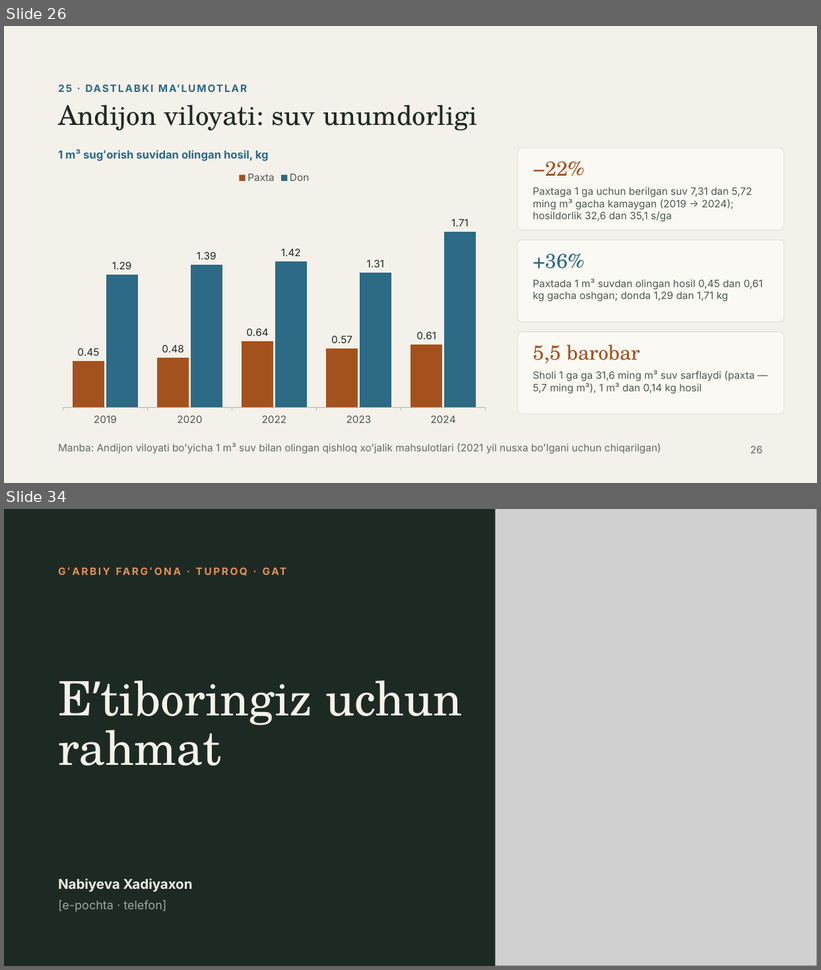
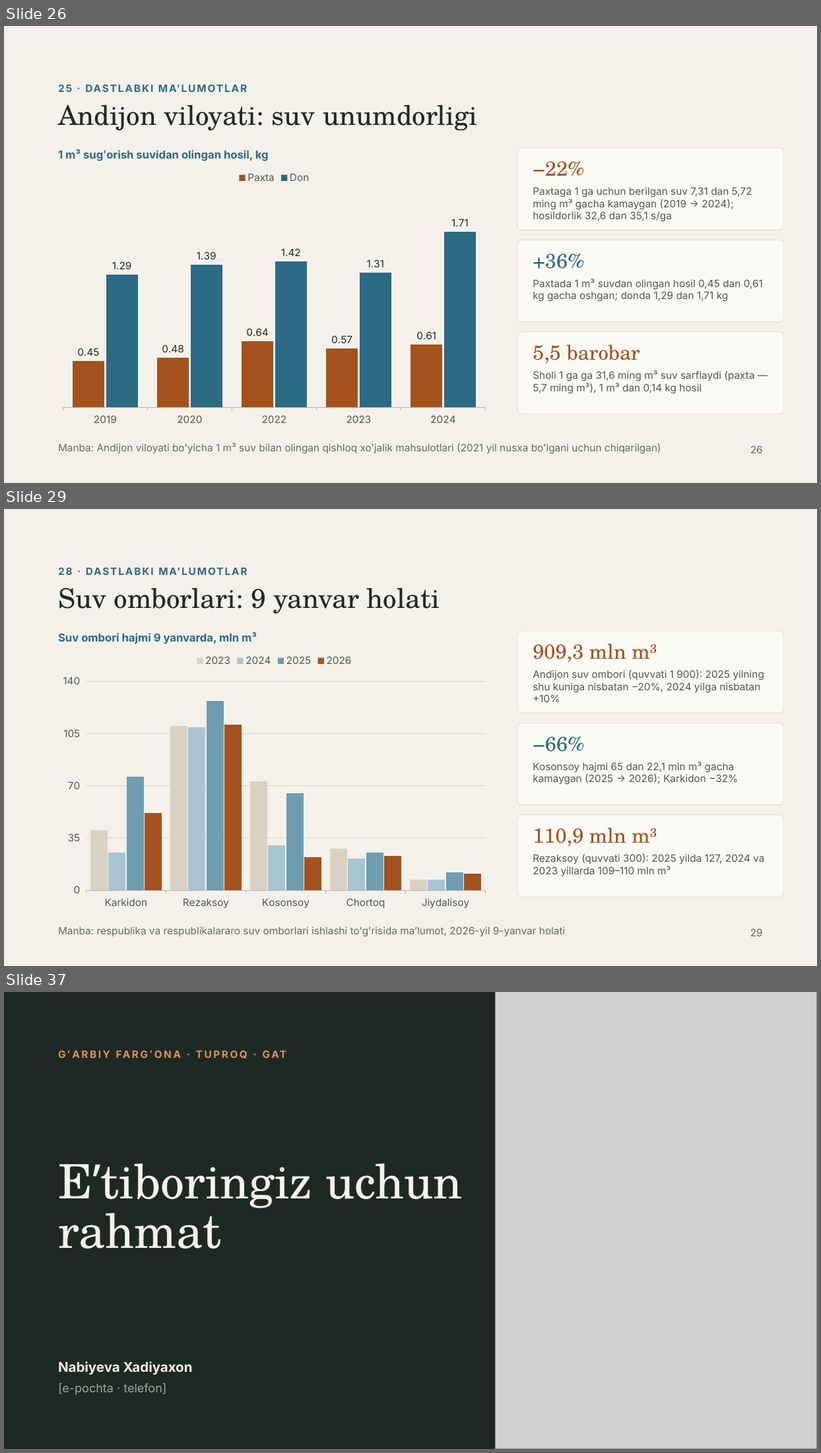
Before and after one commit to Rasuljon007/mirzohid-loyiha, a slide deck: Garbiy_Farg_ona_tuproqlari_GAT_asosida_bashoratlash.pptx. Shown one above the other, each under a label of ours: slides 26 and 34 before the commit, slides 26, 29 and 37 after it; the slides between them are not shown. The pictures are 821x970 and 821x1453 pixels, drawn with LibreOffice and Linux fonts; fonts in the diff are those of the drawing; grey boxes stand for pictures. Boxes give left, top, right and bottom in pixels: in the first picture for what was removed or moved away, otherwise in the second. Text is boxed around its words. In the diff, an @@ line names an element or a change of style, - is before the commit and + after.

```diff
--- a/Garbiy_Farg_ona_tuproqlari_GAT_asosida_bashoratlash.pptx
+++ b/Garbiy_Farg_ona_tuproqlari_GAT_asosida_bashoratlash.pptx
@@ slide 29 added at (4, 509, 817, 966), background #F4F1EA @@
@@ text added at (58, 563, 784, 579), 12 pt, text #2C6A85, bold @@
+28 · DASTLABKI MAʼLUMOTLAR
@@ title added at (58, 588, 440, 614), 32 pt, text #1D2A24 @@
+Suv omborlari: 9 yanvar holati
@@ text added at (58, 632, 257, 644), 13 pt, text #2C6A85, bold @@
+Suv ombori hajmi 9 yanvarda, mln m³
@@ rounded rectangle added at (517, 631, 784, 714), fill #FBF9F4, outline #D9D2C3 0.5 pt @@
@@ text added at (533, 644, 657, 663), 24 pt, text #A4521D @@
+909,3 mln m³
@@ column chart added at (54, 648, 494, 914) @@
+categories: Karkidon, Rezaksoy, Kosonsoy, Chortoq, Jiydalisoy
+2023: 40, 110, 73, 28, 7
+2024: 25, 109, 30, 21, 7
+2025: 76, 127, 65, 25, 12
+2026: 52, 111, 22, 23, 11
@@ text added at (533, 669, 764, 702), 12 pt, text #4C5852 @@
+Andijon suv ombori (quvvati 1 900): 2025 yilning shu kuniga nisbatan −20%, 2024 yilga nisbatan +10%
@@ rounded rectangle added at (517, 723, 784, 805), fill #FBF9F4, outline #D9D2C3 0.5 pt @@
@@ text added at (533, 736, 585, 752), 24 pt, text #2C6A85 @@
+−66%
@@ text added at (533, 762, 738, 785), 12 pt, text #4C5852 @@
+Kosonsoy hajmi 65 dan 22,1 mln m³ gacha kamaygan (2025 → 2026); Karkidon −32%
@@ rounded rectangle added at (517, 815, 784, 898), fill #FBF9F4, outline #D9D2C3 0.5 pt @@
@@ text added at (533, 828, 657, 847), 24 pt, text #A4521D @@
+110,9 mln m³
@@ text added at (533, 854, 764, 877), 12 pt, text #4C5852 @@
+Rezaksoy (quvvati 300): 2025 yilda 127, 2024 va 2023 yillarda 109–110 mln m³
@@ text added at (58, 927, 565, 937), 12 pt, text #5F6B64 @@
+Manba: respublika va respublikalararo suv omborlari ishlashi toʻgʻrisida maʼlumot, 2026-yil 9-yanvar holati
@@ text added at (750, 929, 763, 937), 12 pt, text #5F6B64 @@
+29
@@ what was slide 34 is now slide 37 @@
```
Also in this commit, not shown: 7 slides changed, 2 other slides added.
